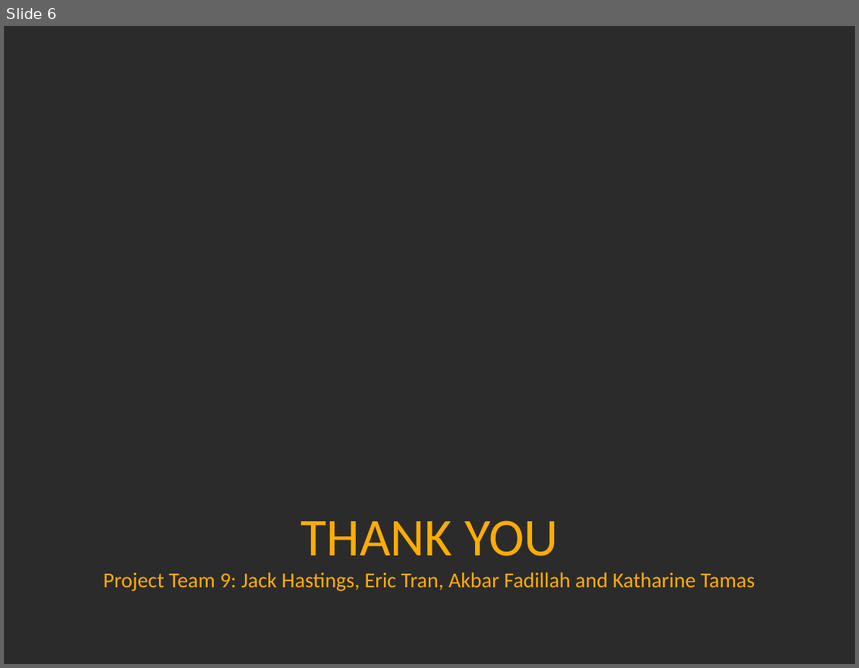
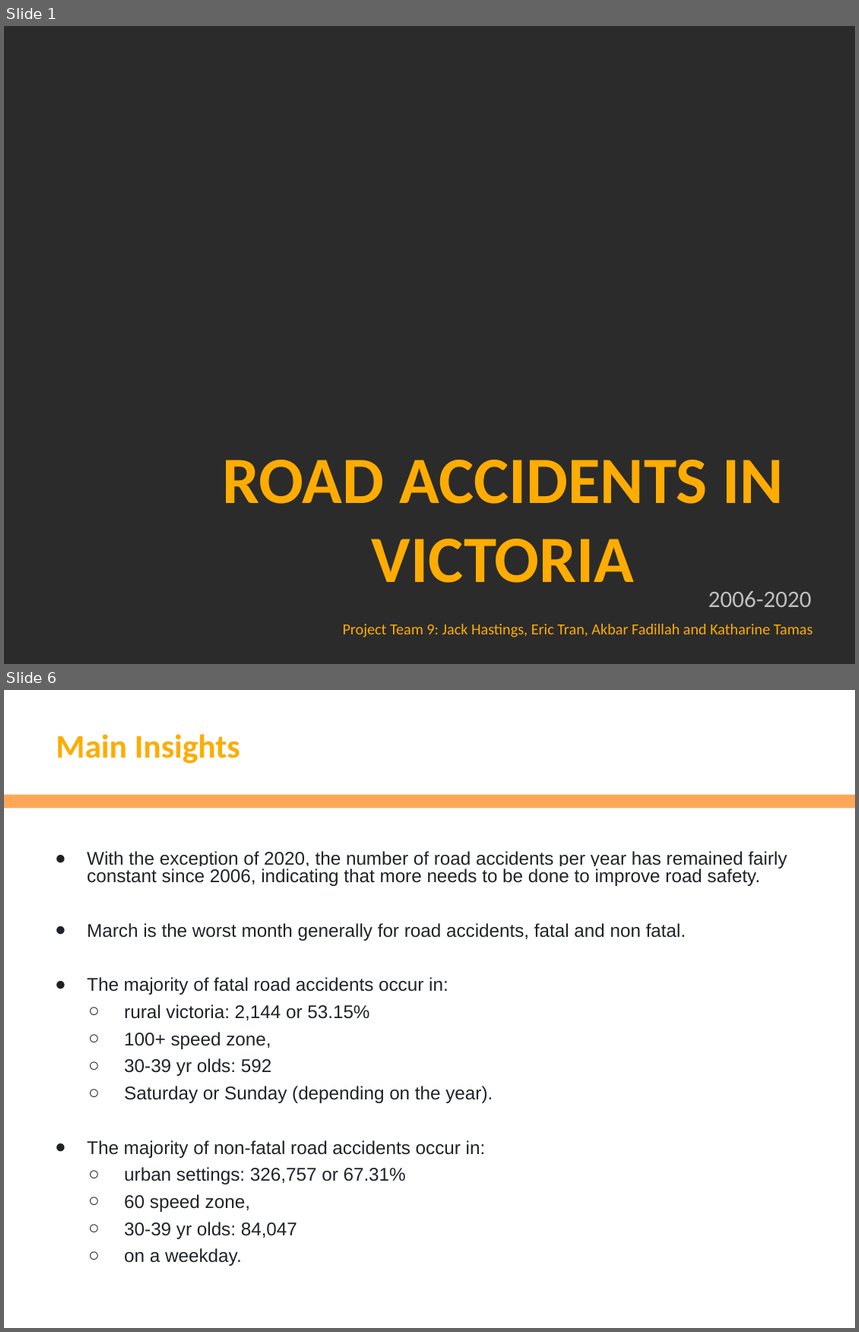
Before and after one commit to EricTran99/group-project-3, a slide deck: Presentation/Victoria Car Accident - Group 9 Project 3 Presentation.pptx. Shown one above the other, each under a label of ours: slide 6 before the commit, slides 1 and 6 after it; the slides between them are not shown. The pictures are 859x668 and 859x1332 pixels, drawn with LibreOffice and Linux fonts; fonts in the diff are those of the drawing; background and template pictures are left out; a plain dark background stands for a picture behind light text. Boxes give left, top, right and bottom in pixels: in the first picture for what was removed or moved away, otherwise in the second. Text is boxed around its words. In the diff, an @@ line names an element or a change of style, - is before the commit and + after.

```diff
--- a/Presentation/Victoria Car Accident - Group 9 Project 3 Presentation.pptx
+++ b/Presentation/Victoria Car Accident - Group 9 Project 3 Presentation.pptx
@@ slide 6 added at (x1=4, y1=690, x2=855, y2=1328), background #FFFFFF @@
@@ title added at (x1=56, y1=734, x2=240, y2=764), 28 pt, text #FEAC02, bold @@
+Main Insights
@@ rectangle added at (x1=4, y1=795, x2=855, y2=809), fill #FEA757 @@
@@ text added at (x1=87, y1=851, x2=788, y2=1266), 15.6 pt, text #1F2328 @@
+● With the exception of 2020, the number of road accidents per year has remained fairly constant since 2006, indicating that more needs to be done to improve road safety.
+● March is the worst month generally for road accidents, fatal and non fatal.
+● The majority of fatal road accidents occur in:
+  ○ rural victoria: 2,144 or 53.15%
+  ○ 100+ speed zone,
+  ○ 30-39 yr olds: 592
+  ○ Saturday or Sunday (depending on the year).
+● The majority of non-fatal road accidents occur in:
+  ○ urban settings: 326,757 or 67.31%
+  ○ 60 speed zone,
+  ○ 30-39 yr olds: 84,047
+  ○ on a weekday.
@@ what was slide 6 is now slide 1 @@
@@ slide 1 changed as well @@
@@ title added at (x1=222, y1=460, x2=785, y2=583), 56 pt, text #FEAC02, bold @@
+ROAD ACCIDENTS IN VICTORIA
@@ text added at (x1=709, y1=591, x2=812, y2=607), 20 pt, text #BFBFBF @@
+2006-2020
@@ text "Project Team 9: Jack Hastings, ..." at (x1=343, y1=624, x2=813, y2=638): vertical alignment middle to top @@
@@ text at (x1=343, y1=624, x2=813, y2=638): text changed; size 18 to 13 pt @@
-THANK YOU
-Project Team 9: Jack Hastings, Eric Tran, Akbar Fadillah and Katharine Tamas
+Project Team 9: Jack Hastings, Eric Tran, Akbar Fadillah and Katharine Tamas
```
Also in this commit, not shown: 5 other slides added, 5 slides removed, 10 other files.
